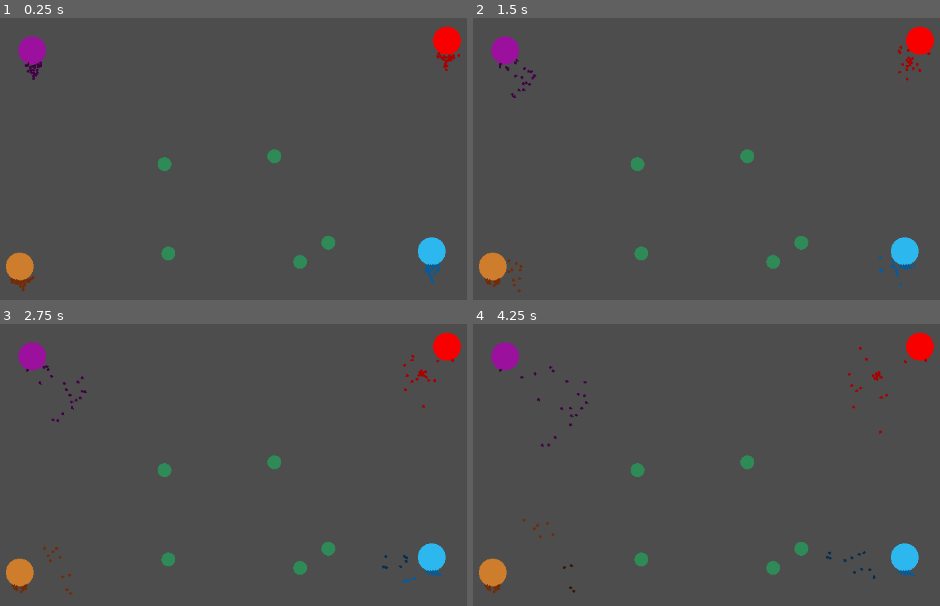
Above: before the commit, frames 1-4 (two rows, left to right).
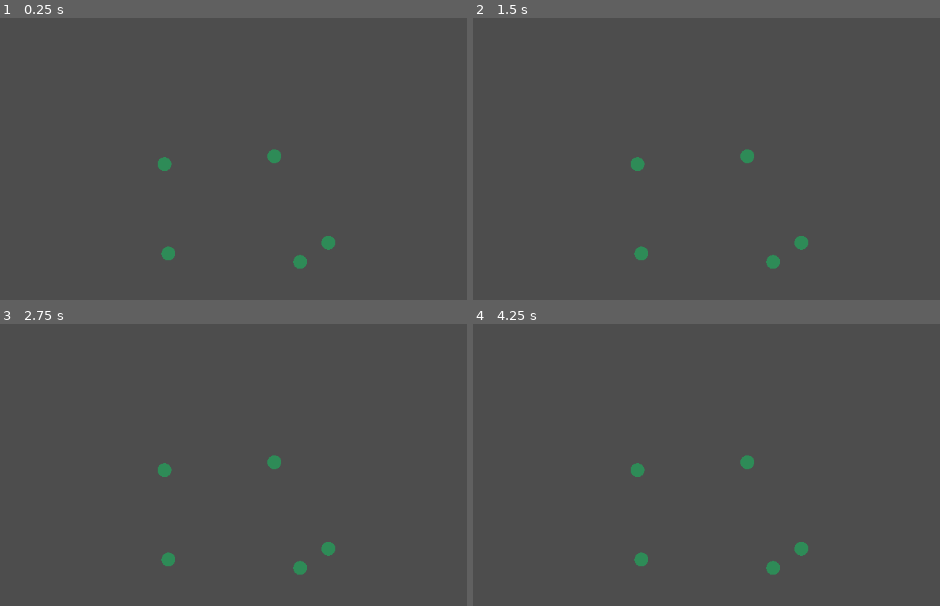
Above: after the commit, the same moments.

Repository: MalCaor/RucheTyr
Game: Godot game, scene res://Scene2d.tscn
Same seed, same stepped clock (60 frames per second), same inputs: the game is played once before the commit and once after it.
Inputs:
- Up to frame 1 (0.25 s): no input
- Up to frame 2 (1.5 s): no input
- Up to frame 3 (2.75 s): no input
- Up to frame 4 (4.25 s): no input

The runs differ from the first frame. In frame 1, 2.3% of the frame differs, in the area x 1-99%, y 3-98%; in frame 2, 2.3%; in frame 3, 2.4%; in frame 4, 2.4%, in the area x 1-99%, y 3-96%.

Commit message:
deces de la ruche

Diff:
--- a/ruche.gd
+++ b/ruche.gd
@@ -17,9 +17,14 @@
 
 # Called every frame. 'delta' is the elapsed time since the previous frame.
 func _process(delta):
-	if(food_quantity>=5):
+	# creation de nouveaux agents
+	if(food_quantity>=10):
 		food_quantity-=5
 		add_tyr(hormagaunt)
+	if(food_quantity<=0):
+		for t in list_tyr:
+			t.queue_free()
+		self.queue_free()
 
 func add_tyr(tyr_to_add):
 	var new_tyr: RigidBody2D = tyr_to_add.instantiate()
